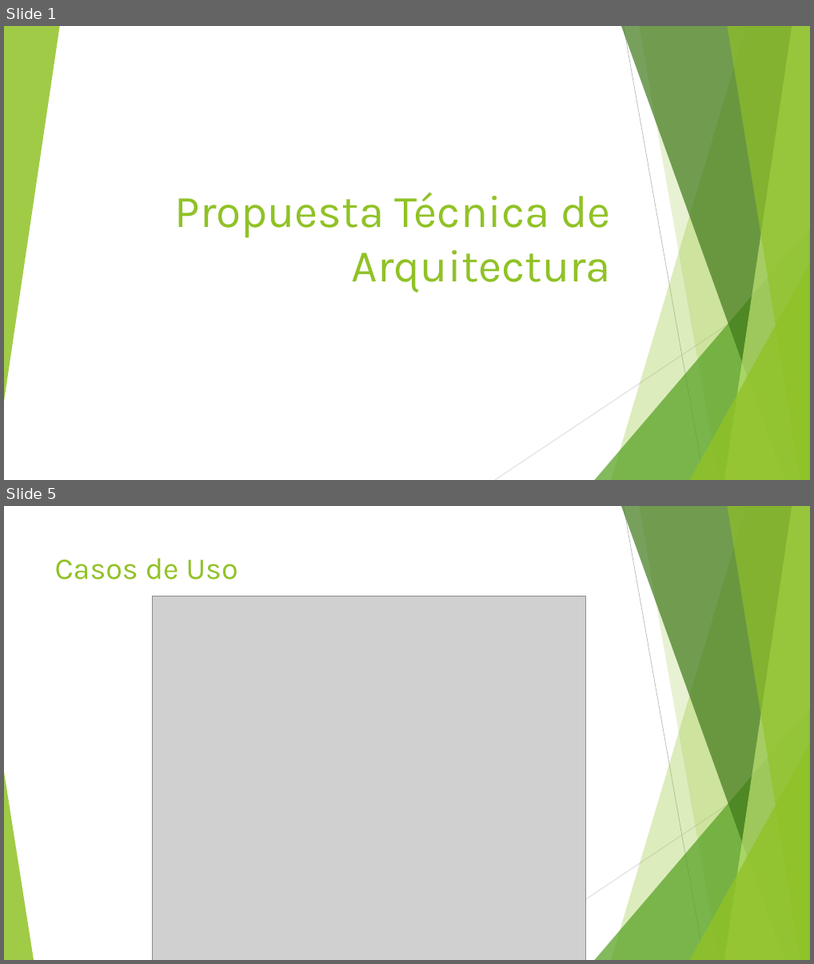
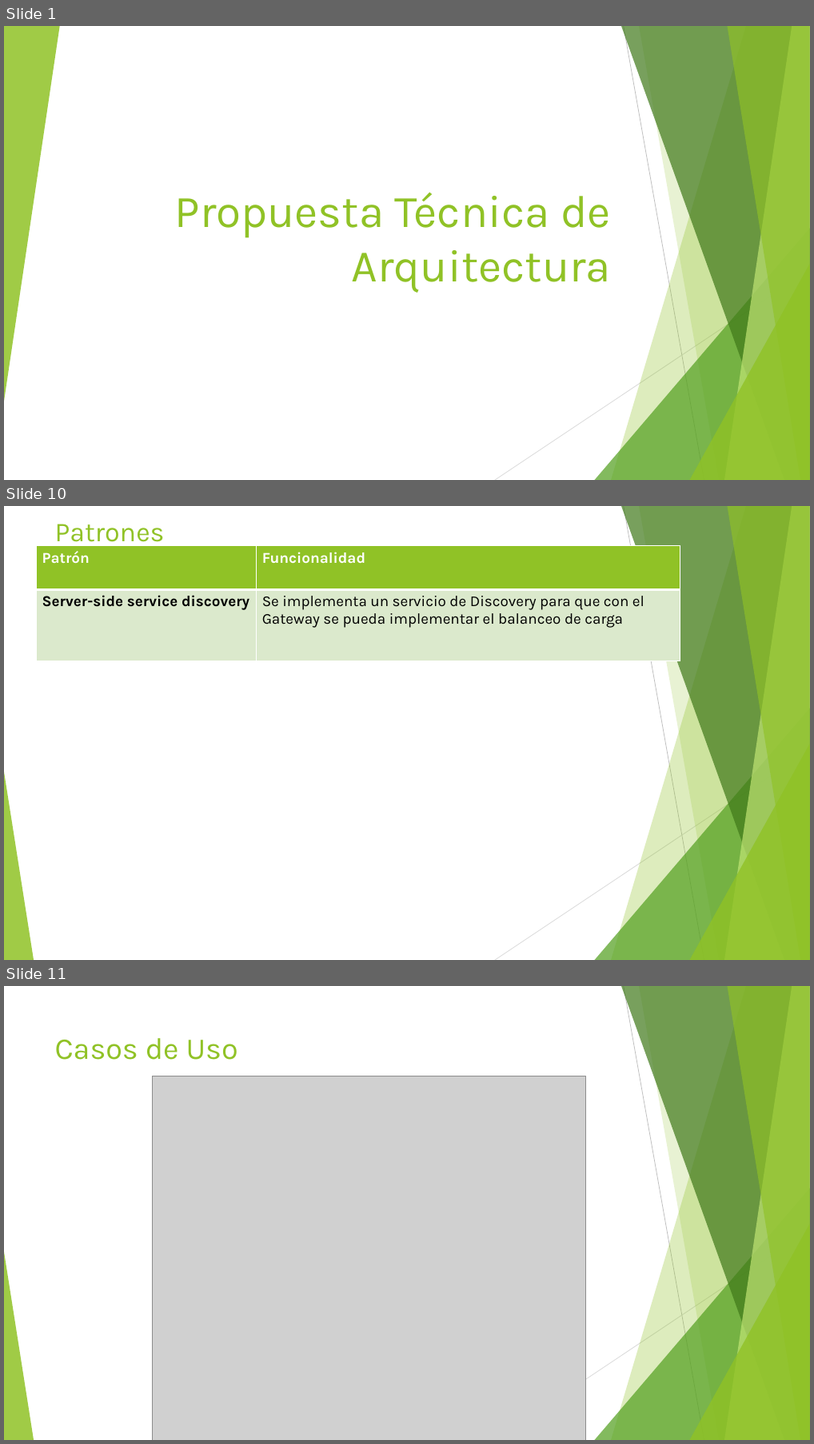
Before and after one commit to danielzerain/lt-banking, a slide deck: documentacion/Architecture-Technical-Proposal-Presentation.pptx. Shown one above the other, each under a label of ours: slides 1 and 5 before the commit, slides 1, 10 and 11 after it; the slides between them are not shown. The pictures are 814x964 and 814x1444 pixels, drawn with LibreOffice and Linux fonts; fonts in the diff are those of the drawing; grey boxes stand for pictures. Boxes give left, top, right and bottom in pixels: in the first picture for what was removed or moved away, otherwise in the second. Text is boxed around its words. In the diff, an @@ line names an element or a change of style, - is before the commit and + after.

```diff
--- a/documentacion/Architecture-Technical-Proposal-Presentation.pptx
+++ b/documentacion/Architecture-Technical-Proposal-Presentation.pptx
@@ slide 10 added at bbox=[4, 506, 810, 960], background #FFFFFF; not listed: 10 template elements that a slide beside it also shows @@
@@ title added at bbox=[55, 524, 165, 548], 32.4 pt, text #90C226 @@
+Patrones
@@ table added at bbox=[36, 546, 680, 661], 2 rows, 2 columns @@
+Patrón | Funcionalidad
+Server-side service discovery | Se implementa un servicio de Discovery para que con el Gateway se pueda implementar el balanceo de carga
@@ what was slide 5 is now slide 11 @@
```
Also in this commit, not shown: 4 slides changed, 6 other slides added, 1 slide removed, 5 other files.
